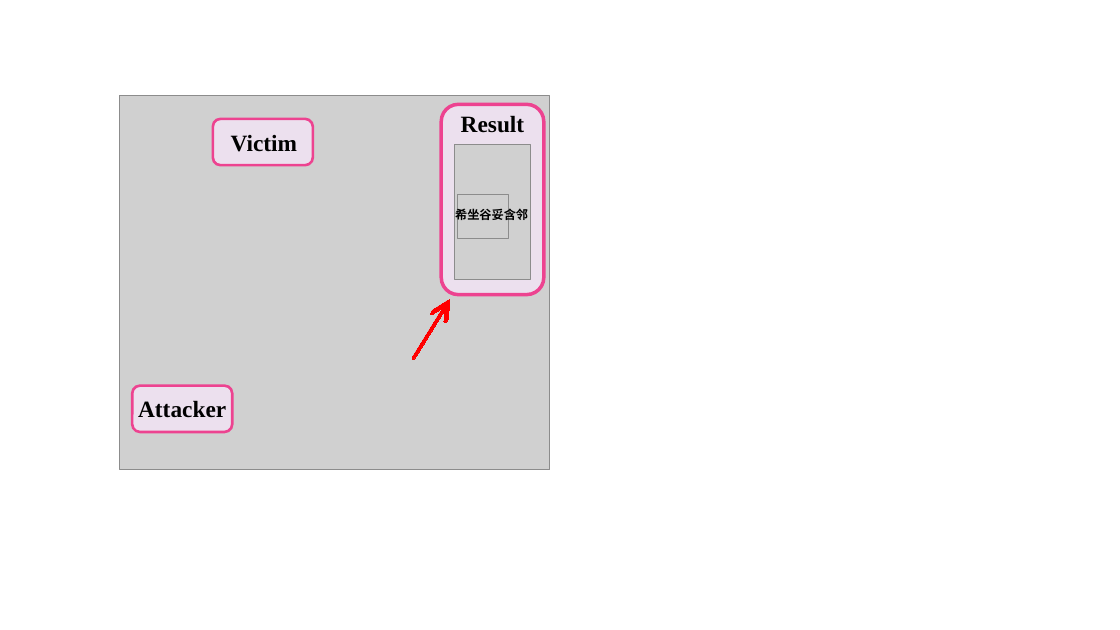
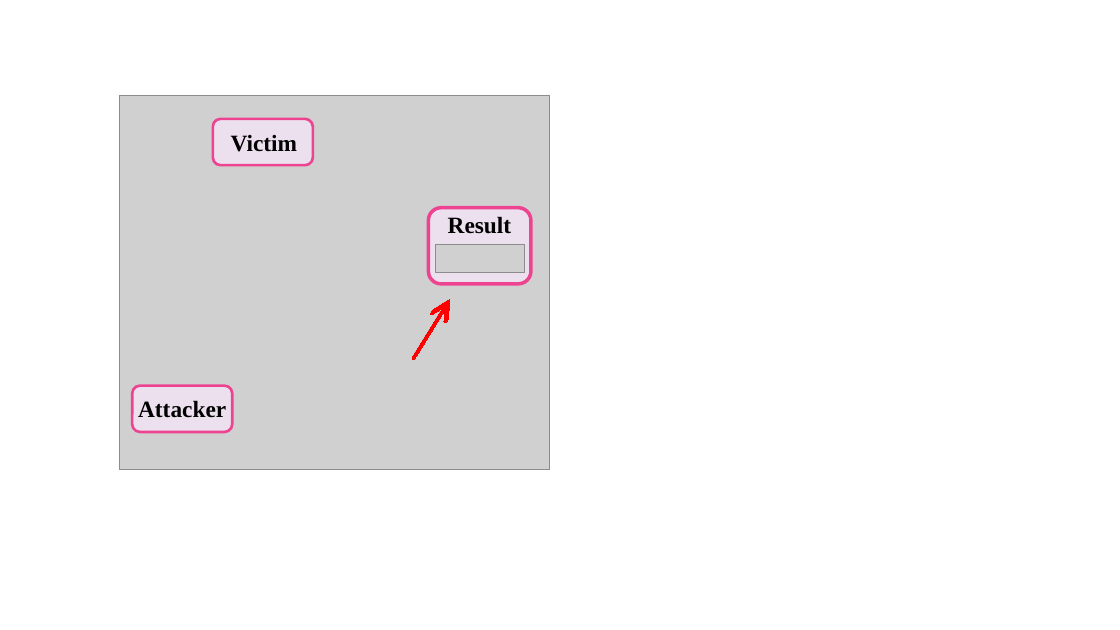
Before and after one commit to daibiaoxuwu/SEC-20, a slide deck: slide 3 of SEC.pptx. Drawn at 1120x630 pixels with LibreOffice and Linux fonts; fonts in the diff are those of the drawing; grey boxes stand for pictures. Boxes give left, top, right and bottom in pixels: in the first picture for what was removed or moved away, otherwise in the second. Text is boxed around its words. In the diff, an @@ line names an element or a change of style, - is before the commit and + after.

```diff
--- a/SEC.pptx
+++ b/SEC.pptx
@@ picture removed at box(455, 145, 530, 279) @@
@@ rounded rectangle: place and size @@
-rounded rectangle at box(441, 104, 544, 295)
+rounded rectangle at box(429, 208, 531, 284)
@@ text "Result": place and size @@
-text "Result" at box(461, 115, 525, 133)
+text "Result" at box(448, 216, 512, 234)
@@ text removed at box(455, 206, 528, 223) @@
-希坐谷妥含邻
@@ picture removed at box(458, 194, 508, 238) @@
@@ picture added at box(435, 245, 524, 273) @@
```
Also in this commit, not shown: 6 other files.
